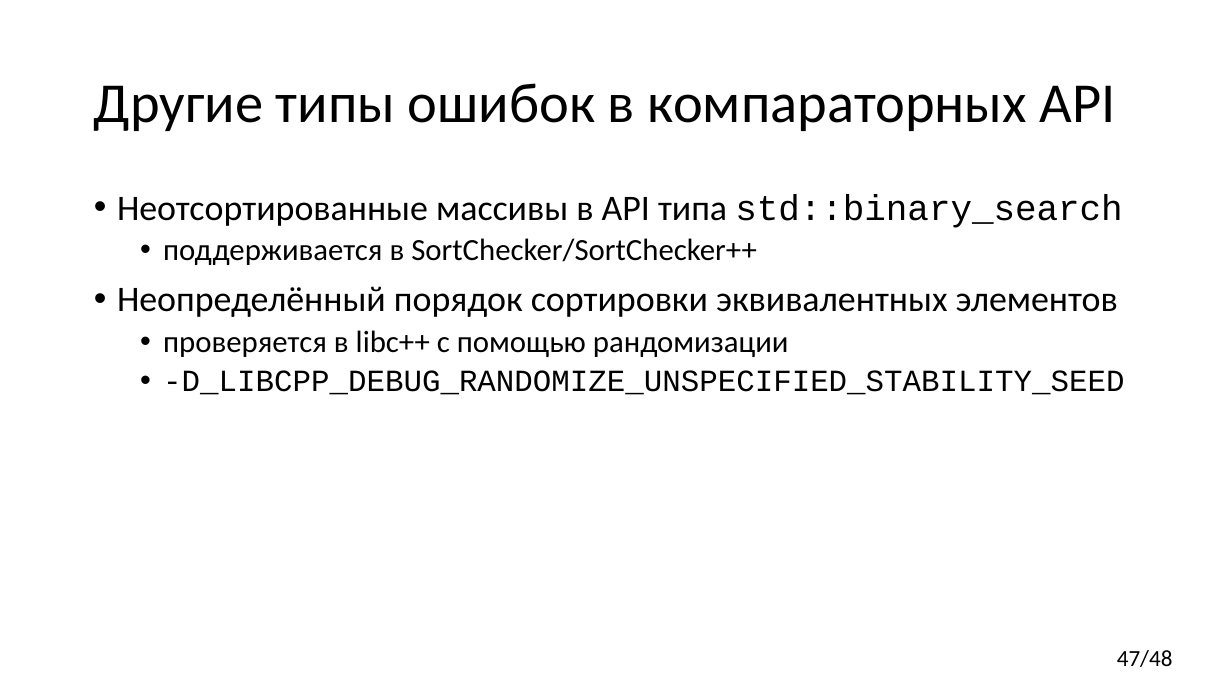
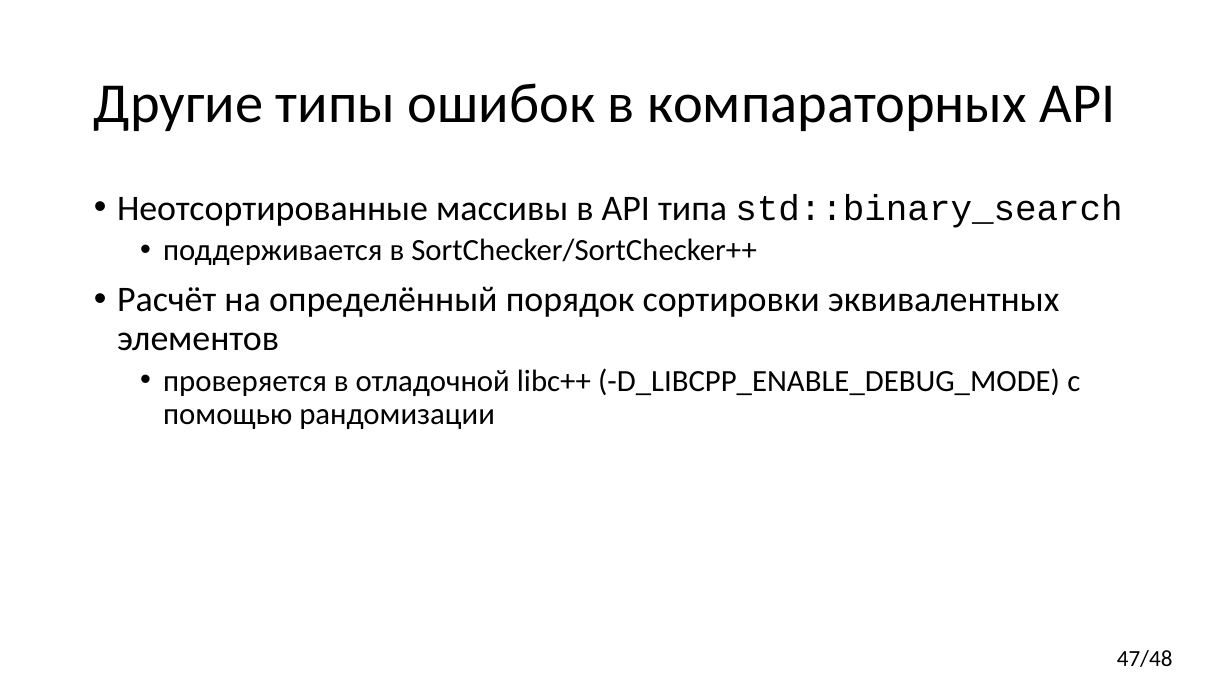
Before and after one commit to yugr/CppRussia, a slide deck: slide 47 of 2023/RU.pptx. Drawn at 1232x693 pixels with LibreOffice and Linux fonts; fonts in the diff are those of the drawing. Boxes give left, top, right and bottom in pixels: in the first picture for what was removed or moved away, otherwise in the second. Text is boxed around its words. In the diff, an @@ line names an element or a change of style, - is before the commit and + after.

```diff
--- a/2023/RU.pptx
+++ b/2023/RU.pptx
@@ text at bbox=[117, 286, 1080, 429]: text changed @@
-• Неопределённый порядок сортировки эквивалентных элементов
-  • проверяется в libc++ с помощью рандомизации
-  • -D_LIBCPP_DEBUG_RANDOMIZE_UNSPECIFIED_STABILITY_SEED
+• Расчёт на определённый порядок сортировки эквивалентных элементов
+  • проверяется в отладочной libc++ (-D_LIBCPP_ENABLE_DEBUG_MODE) с помощью рандомизации
```
Also in this commit, not shown: 7 other slides changed.
